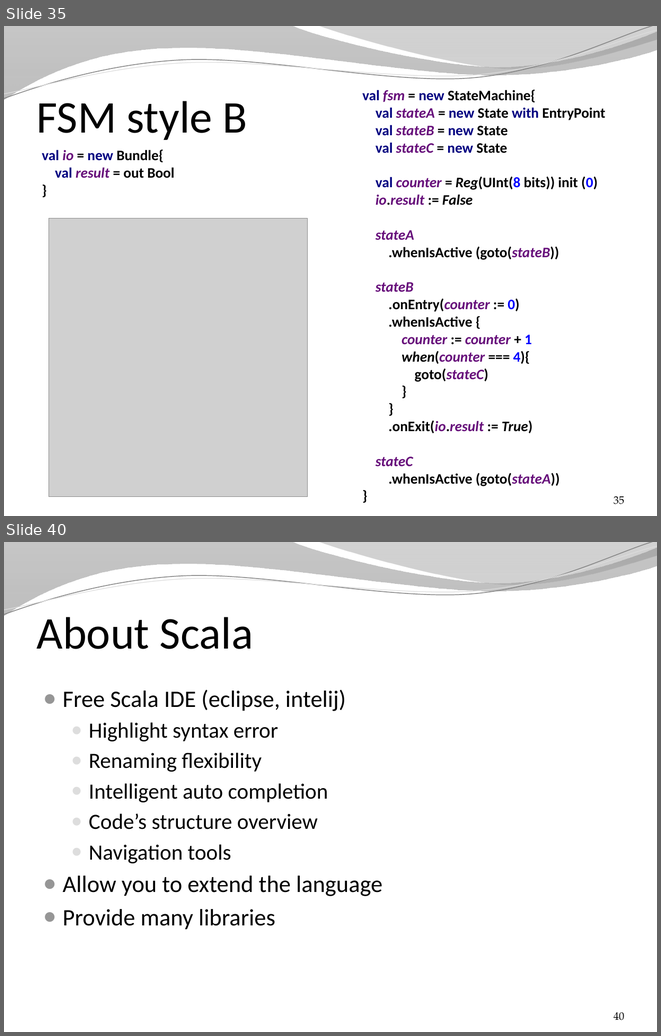
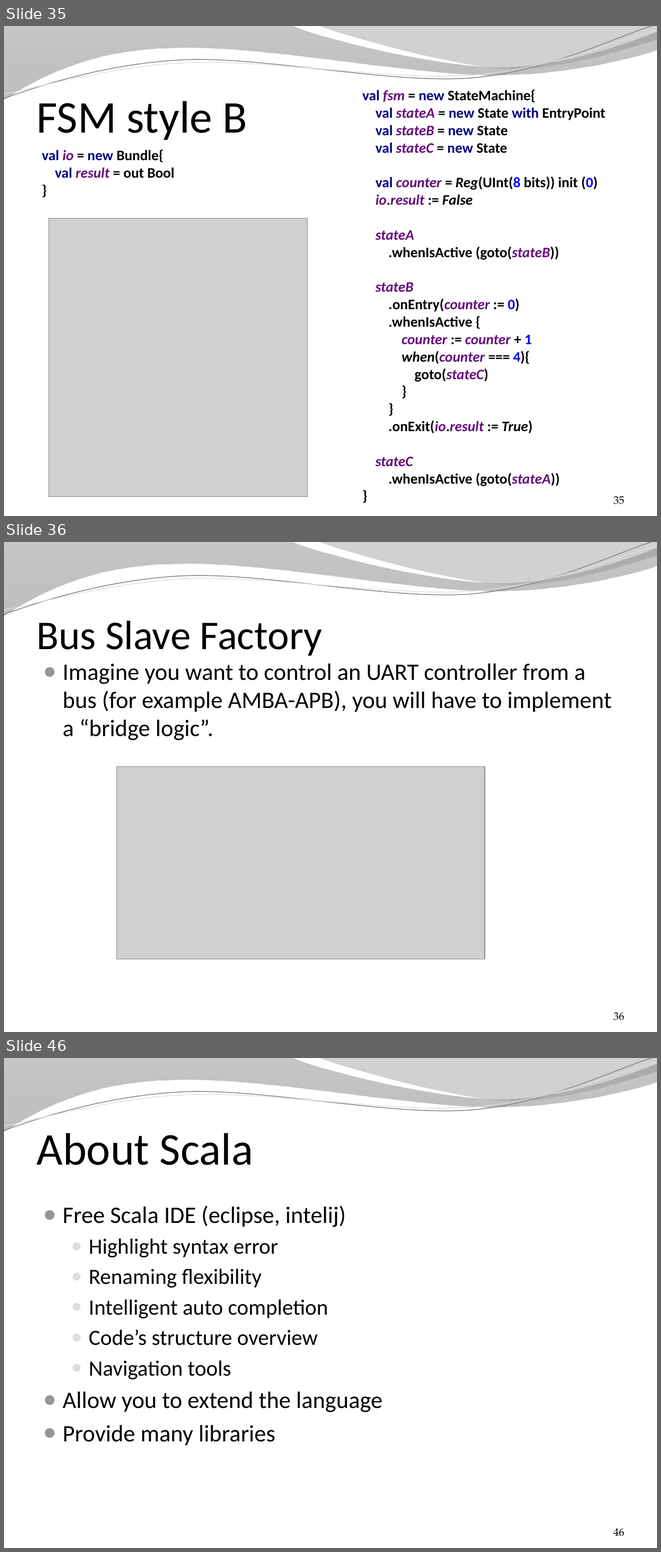
Before and after one commit to SpinalHDL/SpinalDoc, a slide deck: presentation/en/presentation.pptx. Shown one above the other, each under a label of ours: slides 35 and 40 before the commit, slides 35, 36 and 46 after it; the slides between them are not shown. The pictures are 661x1036 and 661x1552 pixels, drawn with LibreOffice and Linux fonts; fonts in the diff are those of the drawing; grey boxes stand for pictures; background and template pictures are left out. Boxes give left, top, right and bottom in pixels: in the first picture for what was removed or moved away, otherwise in the second. Text is boxed around its words. In the diff, an @@ line names an element or a change of style, - is before the commit and + after.

Commit message:
update presentation bus slave factory

```diff
--- a/presentation/en/presentation.pptx
+++ b/presentation/en/presentation.pptx
@@ slide 36 added at (4, 542, 657, 1032), background picture (left out); not listed: 4 template elements that a slide beside it also shows @@
@@ title added at (37, 620, 322, 656), 45 pt, text #000000 @@
+Bus Slave Factory
@@ text added at (63, 663, 612, 740), 26 pt, text #000000 @@
+● Imagine you want to control an UART controller from a bus (for example AMBA-APB), you will have to implement a “bridge logic”.
@@ picture added at (117, 767, 485, 959) @@
@@ page number added at (614, 1012, 624, 1020), 12 pt, text #000000 @@
+36
@@ what was slide 40 is now slide 46 @@
@@ page number at (614, 1528, 624, 1536): text changed @@
-40
+46
```
Also in this commit, not shown: 6 slides changed, 9 other slides added, 3 other files.
